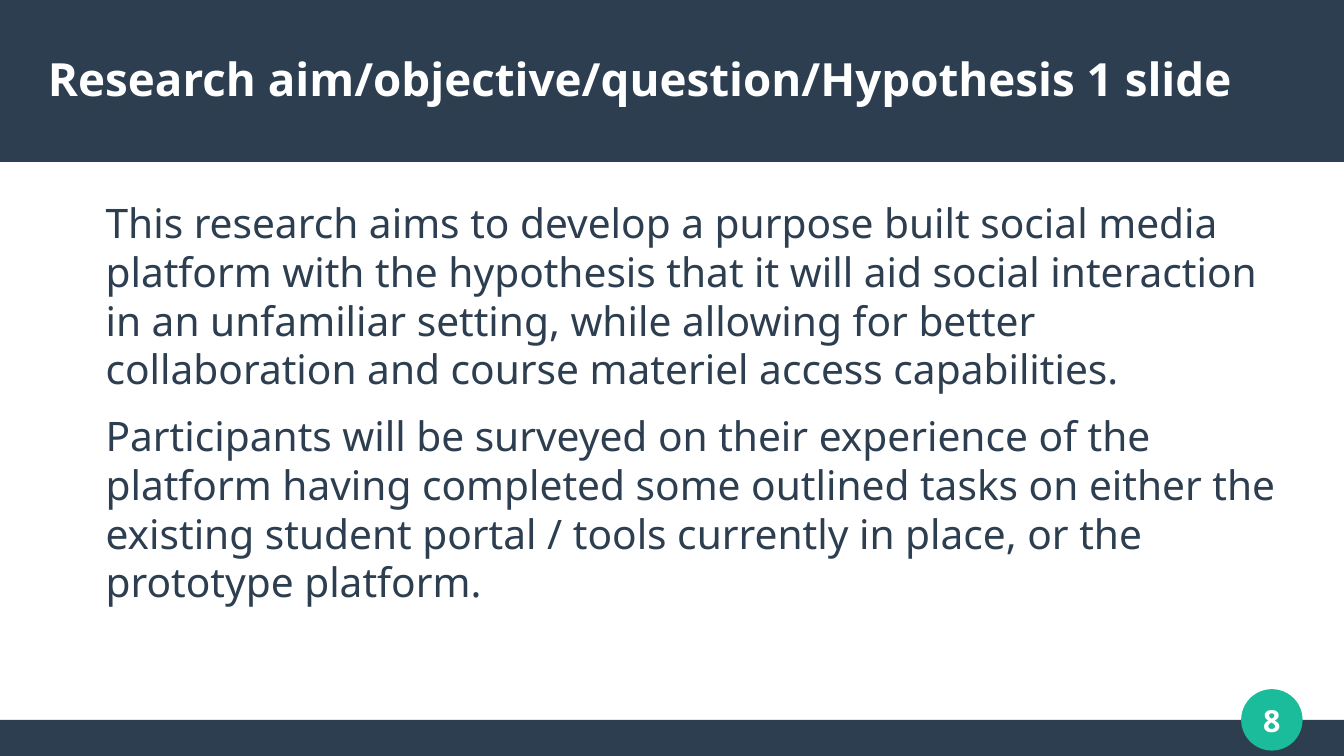
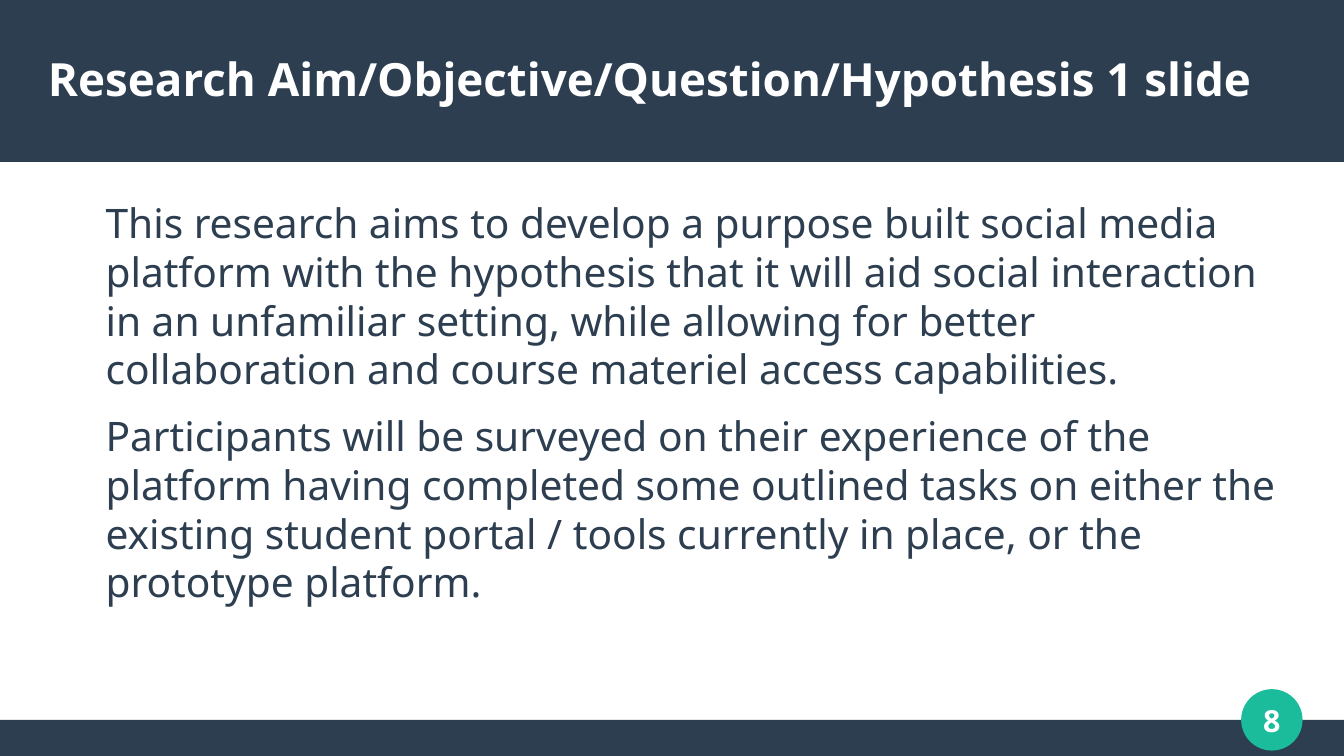
Before and after one commit to dannydaley/myUniSocial, a slide deck: slide 8 of Documentation/COMP320 PRESENTATION.odp. Drawn at 1344x756 pixels with LibreOffice and Linux fonts; fonts in the diff are those of the drawing. Boxes give left, top, right and bottom in pixels: in the first picture for what was removed or moved away, otherwise in the second. Text is boxed around its words. In the diff, an @@ line names an element or a change of style, - is before the commit and + after.

```diff
--- a/Documentation/COMP320 PRESENTATION.odp
+++ b/Documentation/COMP320 PRESENTATION.odp
@@ title at [48,61,1251,107]: text changed @@
-Research aim/objective/question/Hypothesis 1 slide
+Research Aim/Objective/Question/Hypothesis 1 slide
```
Also in this commit, not shown: 8 other slides changed, 1 slide added, 1 slide removed, 1 other file.
